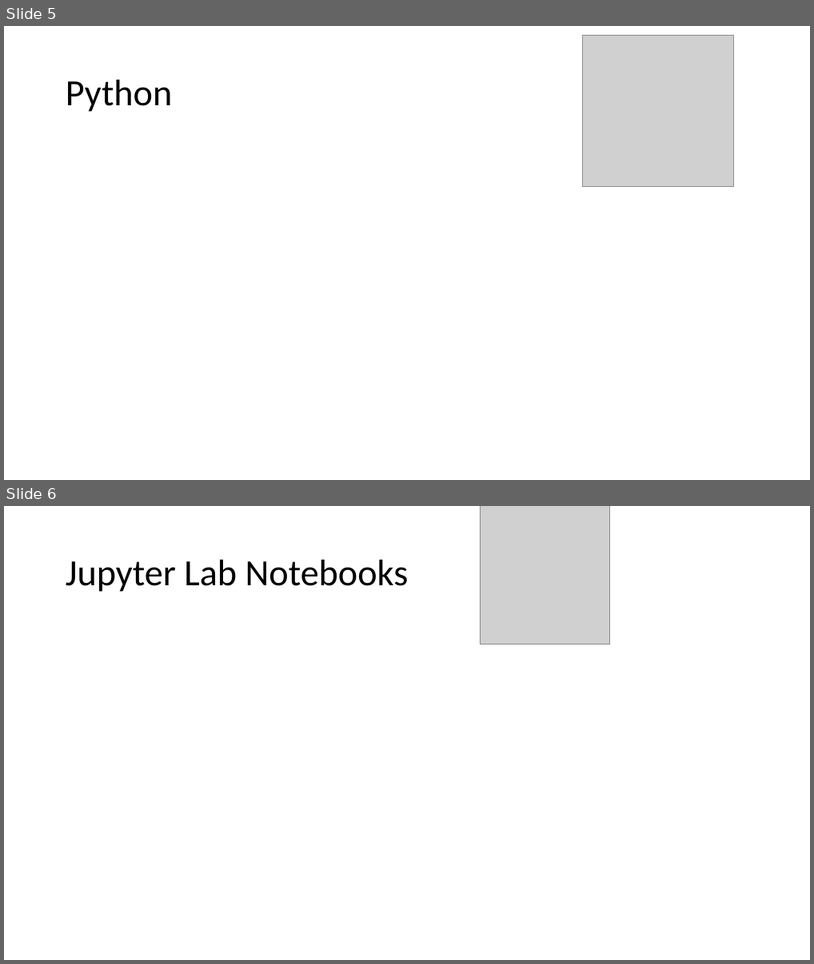
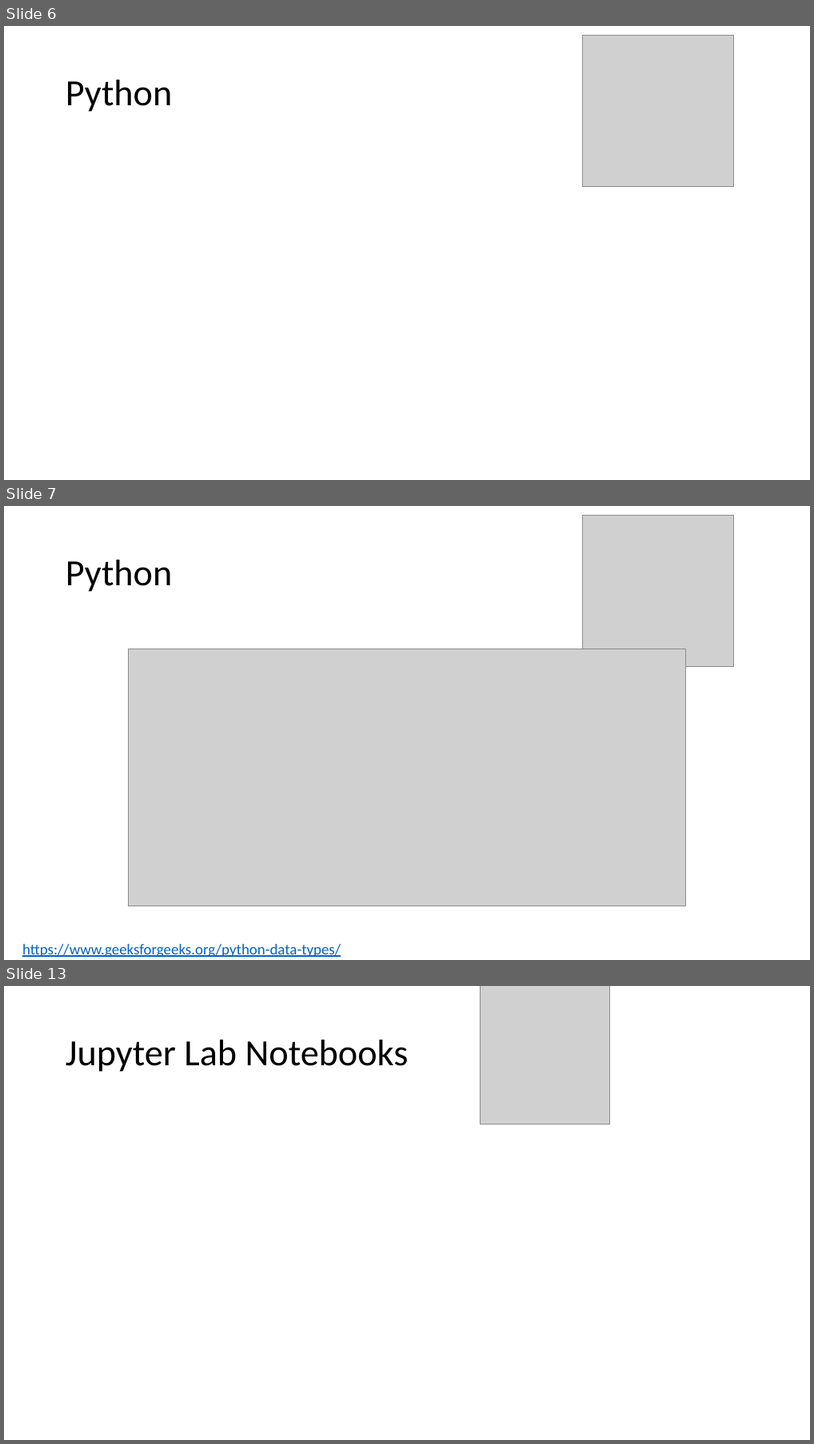
Before and after one commit to mathphysmx/teaching-ml, a slide deck: slides/01_softwareTutorial.pptx. Shown one above the other, each under a label of ours: slides 5 and 6 before the commit, slides 6, 7 and 13 after it; the slides between them are not shown. The pictures are 814x964 and 814x1444 pixels, drawn with LibreOffice and Linux fonts; fonts in the diff are those of the drawing; grey boxes stand for pictures. Boxes give left, top, right and bottom in pixels: in the first picture for what was removed or moved away, otherwise in the second. Text is boxed around its words. In the diff, an @@ line names an element or a change of style, - is before the commit and + after.

Commit message:
python code added

```diff
--- a/slides/01_softwareTutorial.pptx
+++ b/slides/01_softwareTutorial.pptx
@@ slide 7 added at <box>4,506,810,960</box>, background #FFFFFF @@
@@ picture added at <box>583,516,734,667</box> @@
@@ title added at <box>66,560,172,592</box>, 44 pt, text #000000 @@
+Python
@@ picture added at <box>128,648,686,906</box> @@
@@ text added at <box>22,944,341,957</box>, 18 pt, text #0563C1, underline @@
+https://www.geeksforgeeks.org/python-data-types/
@@ what was slide 5 is now slide 6 @@
@@ what was slide 6 is now slide 13 @@
```
Also in this commit, not shown: 7 other slides added, 1 slide removed, 4 other files.
